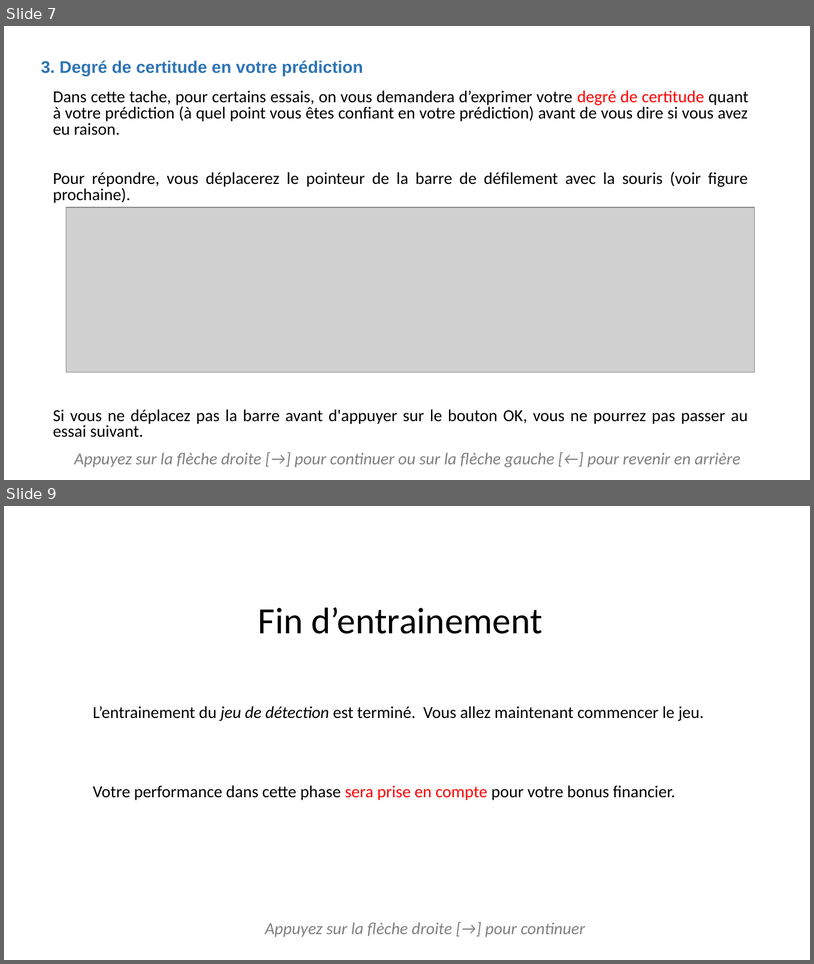
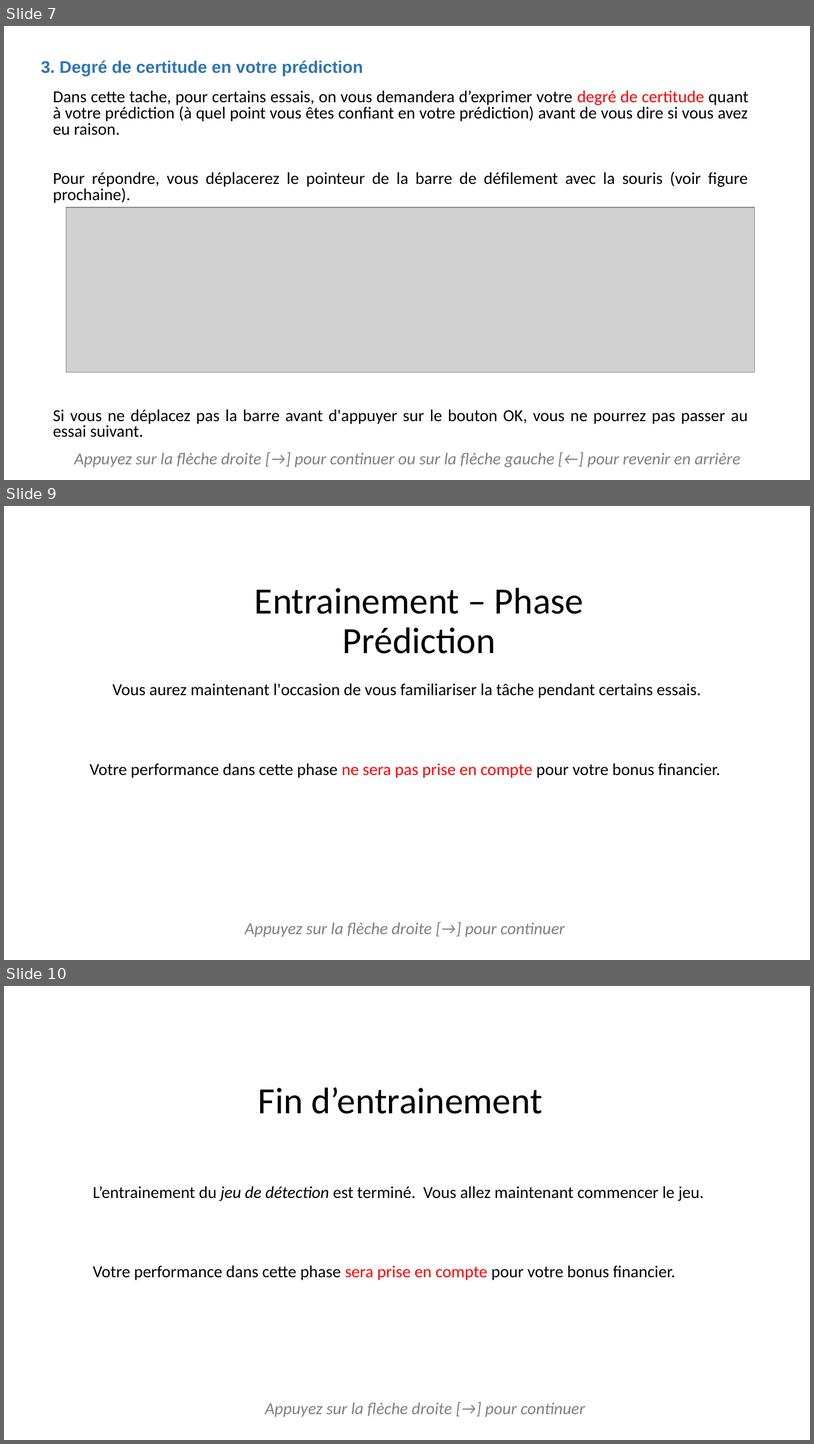
Before and after one commit to MBB-team/Online_Testing, a slide deck: DPD_task/stimuli/instructions/instructionsDPD.pptx. Shown one above the other, each under a label of ours: slides 7 and 9 before the commit, slides 7, 9 and 10 after it; the slides between them are not shown. The pictures are 814x964 and 814x1444 pixels, drawn with LibreOffice and Linux fonts; fonts in the diff are those of the drawing; grey boxes stand for pictures. Boxes give left, top, right and bottom in pixels: in the first picture for what was removed or moved away, otherwise in the second. Text is boxed around its words. In the diff, an @@ line names an element or a change of style, - is before the commit and + after.

```diff
--- a/DPD_task/stimuli/instructions/instructionsDPD.pptx
+++ b/DPD_task/stimuli/instructions/instructionsDPD.pptx
@@ slide 9 added at [4, 506, 810, 960], background #FFFFFF @@
@@ title added at [255, 588, 584, 654], 44 pt, text #000000 @@
+Entrainement – Phase Prédiction
@@ text added at [90, 683, 721, 778], 20 pt, text #000000 @@
+Vous aurez maintenant l'occasion de vous familiariser la tâche pendant certains essais.
+Votre performance dans cette phase ne sera pas prise en compte pour votre bonus financier.
@@ text added at [245, 922, 565, 937], 20 pt, text #808080, italic @@
+Appuyez sur la flèche droite [→] pour continuer
@@ what was slide 9 is now slide 10 @@
```
Also in this commit, not shown: 1 slide changed, 3 other files.
